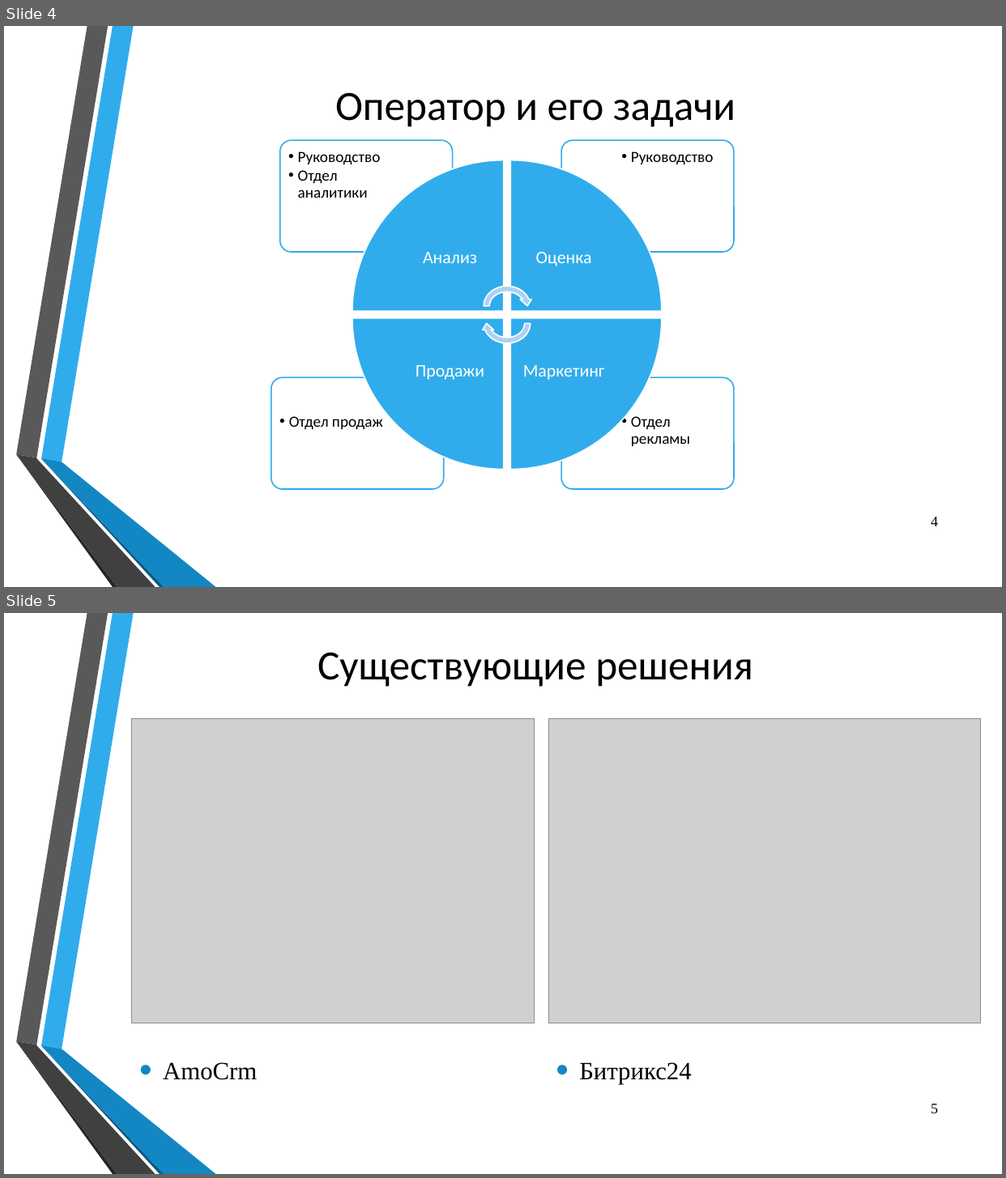
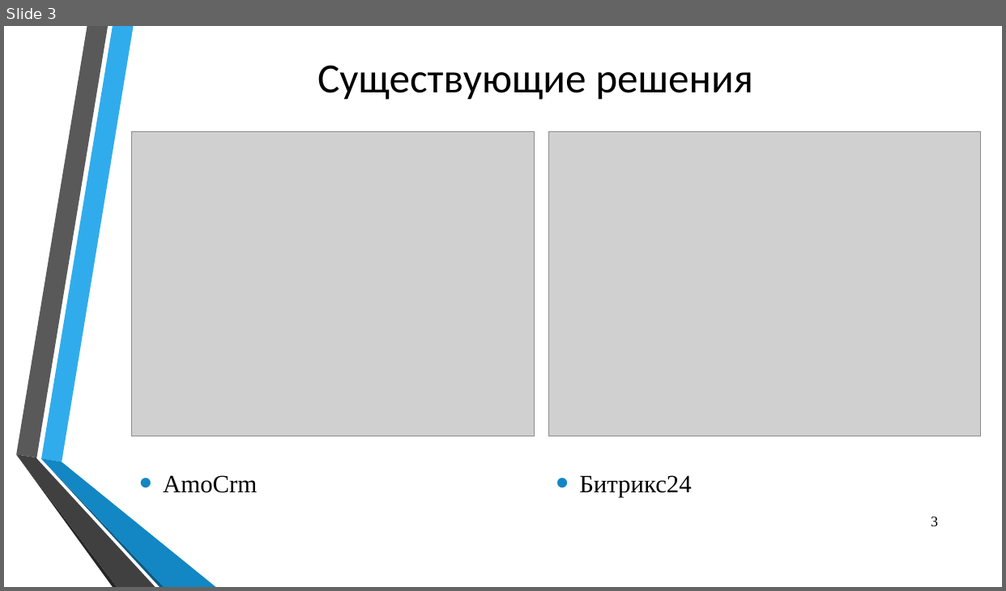
Before and after one commit to Yaroher2442/diplom-dev, a slide deck: diplom_preza.pptx. Shown one above the other, each under a label of ours: slides 4 and 5 before the commit, slide 3 after it. The pictures are 1006x1178 and 1006x591 pixels, drawn with LibreOffice and Linux fonts; fonts in the diff are those of the drawing; grey boxes stand for pictures; background and template pictures are left out. Boxes give left, top, right and bottom in pixels: in the first picture for what was removed or moved away, otherwise in the second. Text is boxed around its words. In the diff, an @@ line names an element or a change of style, - is before the commit and + after.

```diff
--- a/diplom_preza.pptx
+++ b/diplom_preza.pptx
@@ slide 4 removed at [4,26,1002,587], background picture (left out); not listed: 6 template elements that a slide beside it also shows @@
@@ title removed at [335,92,735,127] @@
-Оператор и его задачи
@@ group removed at [271,140,734,489]: 8 texts, 4 rounded rectangles, 4 pie wedges, 2 circular arrows @@
-  •• Отдел рекламы
-  •• Отдел продаж
-  •• Руководство
-  •• Руководство
-  •• Отдел аналитики
-Анализ
-Оценка
-Маркетинг
-Продажи
@@ page number removed at [931,517,938,527] @@
-4
@@ what was slide 5 is now slide 3 @@
@@ page number at [931,517,938,527]: text changed @@
-5
+3
```
Also in this commit, not shown: 3 slides changed, 6 slides added, 9 other slides removed, 2 other files.
